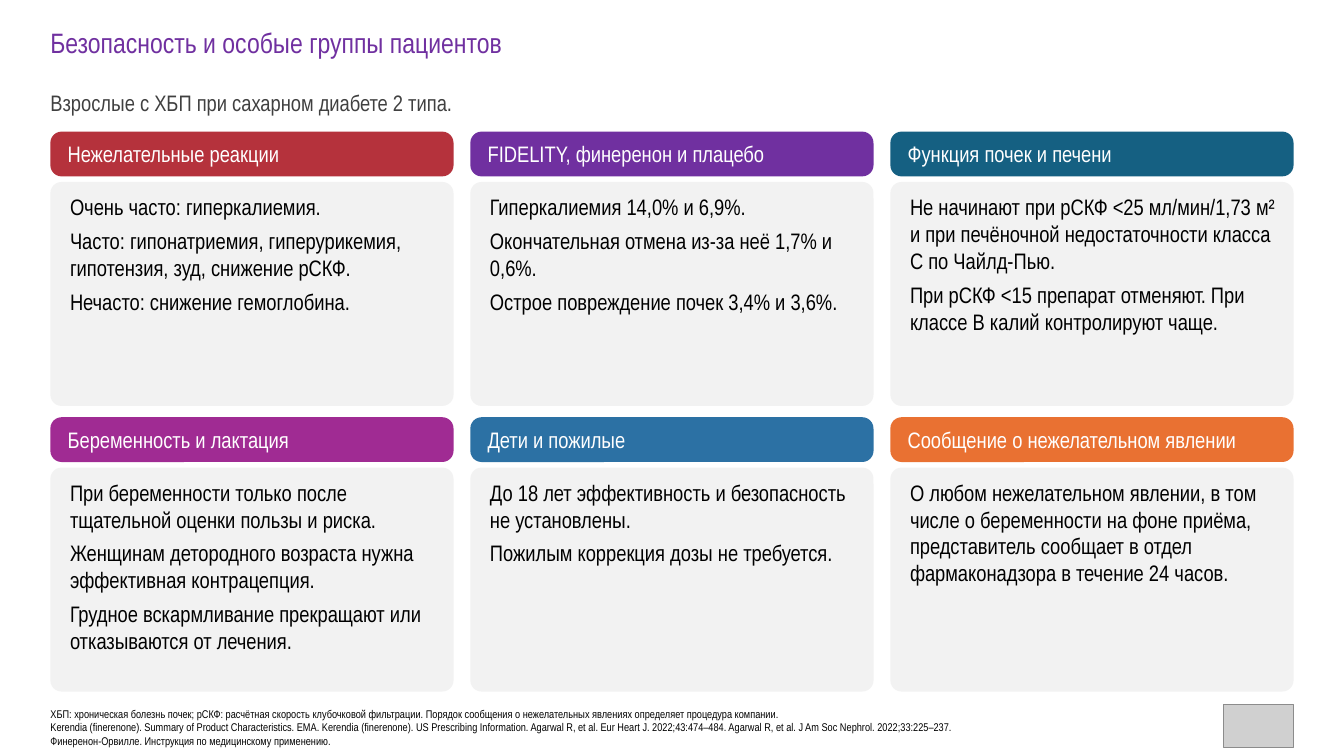
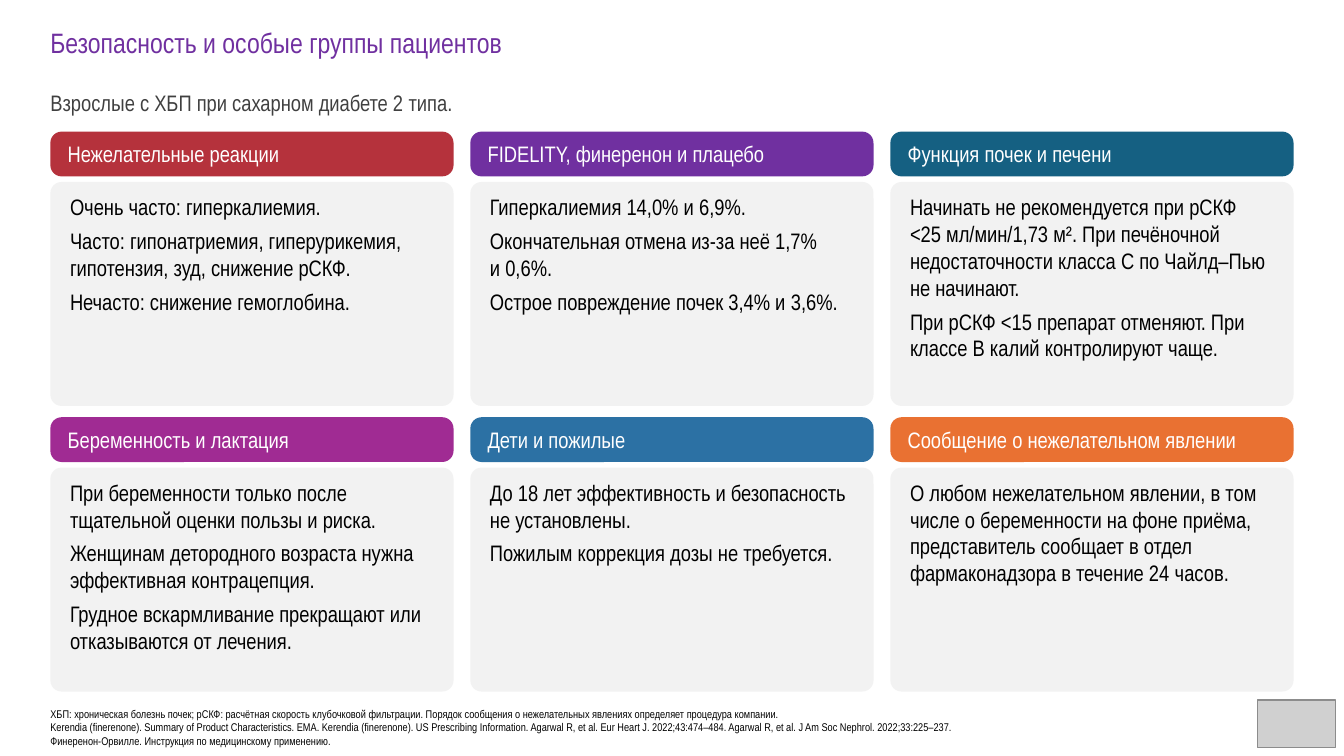
Before and after one commit to drabdulbosit1-eng/my-test-cloud, a slide deck: slide 33 of finerenone/Finerenone_Levin_reviewed.pptx. Drawn at 1344x756 pixels with LibreOffice and Linux fonts; fonts in the diff are those of the drawing; grey boxes stand for pictures. Boxes give left, top, right and bottom in pixels: in the first picture for what was removed or moved away, otherwise in the second. Text is boxed around its words. In the diff, an @@ line names an element or a change of style, - is before the commit and + after.

```diff
--- a/finerenone/Finerenone_Levin_reviewed.pptx
+++ b/finerenone/Finerenone_Levin_reviewed.pptx
@@ text at box(910, 199, 1265, 297): text changed @@
-Не начинают при рСКФ <25 мл/мин/1,73 м² и при печёночной недостаточности класса C по Чайлд-Пью.
+Начинать не рекомендуется при рСКФ <25 мл/мин/1,73 м². При печёночной недостаточности класса C по Чайлд–Пью не начинают.
@@ picture: place and size @@
-picture at box(1224, 705, 1294, 748)
+picture at box(1258, 700, 1336, 747)
```
Also in this commit, not shown: 46 other slides changed, 1 other file.
